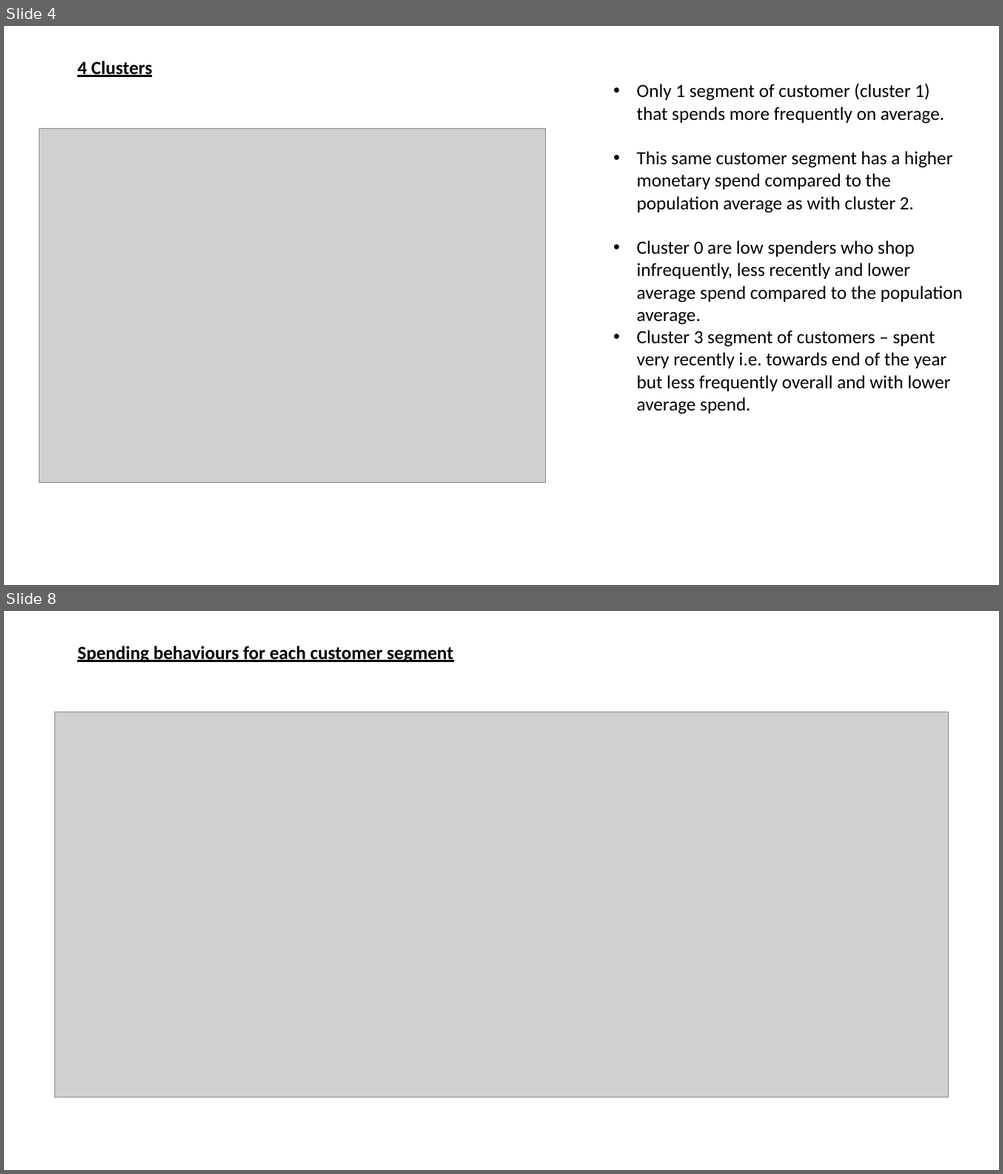
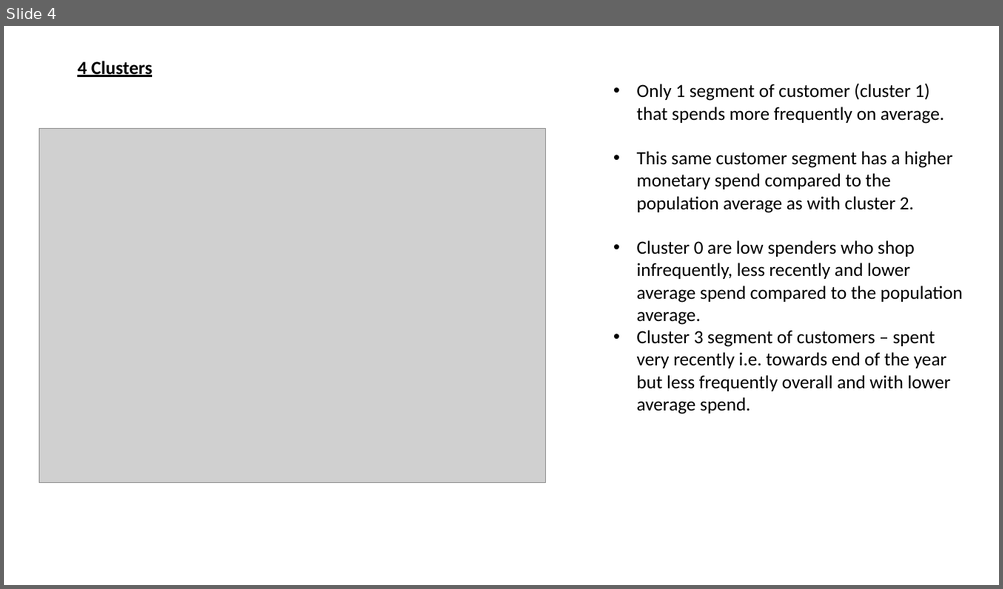
Before and after one commit to UoB-DSMP-2023-24/dsmp-2024-group-38, a slide deck: RFM Analysis of Results.pptx. Shown one above the other, each under a label of ours: slides 4 and 8 before the commit, slide 4 after it; the slides between them are not shown. The pictures are 1003x1174 and 1003x589 pixels, drawn with LibreOffice and Linux fonts; fonts in the diff are those of the drawing; grey boxes stand for pictures. Boxes give left, top, right and bottom in pixels: in the first picture for what was removed or moved away, otherwise in the second. Text is boxed around its words. In the diff, an @@ line names an element or a change of style, - is before the commit and + after.

Commit message:
Updated RFM analysis - choosing 3 clusters - and analysed spending behaviour within each cluster

```diff
--- a/RFM Analysis of Results.pptx
+++ b/RFM Analysis of Results.pptx
@@ slide 8 removed at bbox=[4, 611, 999, 1170], background #FFFFFF @@
@@ text removed at bbox=[77, 646, 453, 663] @@
-Spending behaviours for each customer segment
@@ picture removed at bbox=[55, 712, 948, 1097] @@
```
Also in this commit, not shown: 4 slides changed, 7 slides added, 1 other slide removed, 4 other files.
